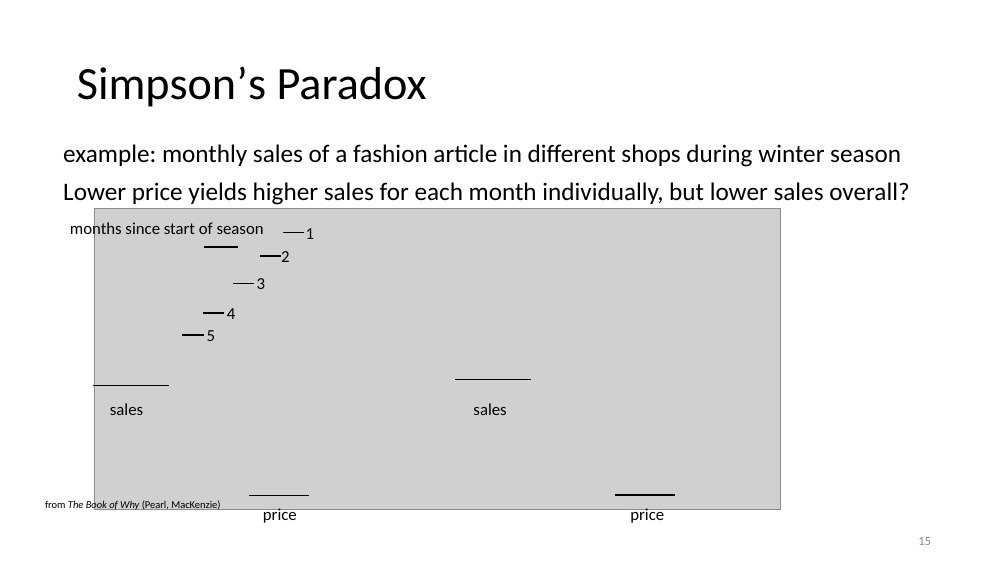
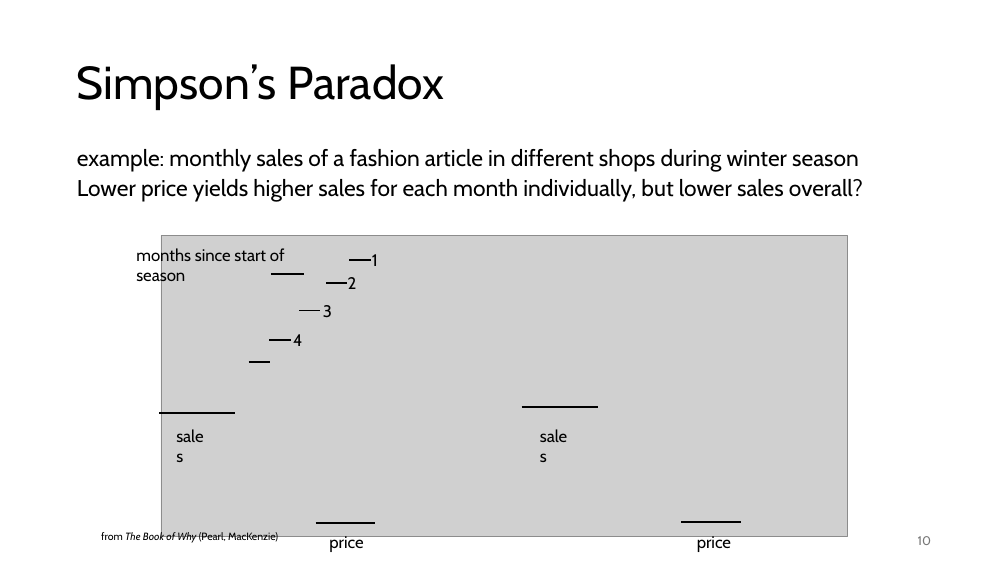
Before and after one commit to FelixWick/data_science, a slide deck: slide 10 of slides/10_causality.pptx (slide 15 before the commit). Drawn at 1008x567 pixels with LibreOffice and Linux fonts; fonts in the diff are those of the drawing; grey boxes stand for pictures. Boxes give left, top, right and bottom in pixels: in the first picture for what was removed or moved away, otherwise in the second. Text is boxed around its words. In the diff, an @@ line names an element or a change of style, - is before the commit and + after.

```diff
--- a/slides/10_causality.pptx
+++ b/slides/10_causality.pptx
@@ text "example: monthly sales of a ...": place and size @@
-text "example: monthly sales of a ..." at bbox=[63, 144, 909, 205]
+text "example: monthly sales of a ..." at bbox=[77, 149, 863, 202]
@@ text "example: monthly sales of a ..." at bbox=[77, 149, 863, 202]: size 24 to 21.7 pt, font Calibri to Cabin; line spacing 0.9 to 0.7 @@
@@ line moved from (260, 256) - (281, 256) to (349, 260) - (371, 260) @@
@@ font Calibri to Cabin in 11 elements at bbox=[77, 64, 444, 110], bbox=[101, 532, 278, 544], bbox=[323, 305, 332, 317], bbox=[169, 422, 218, 450], bbox=[532, 422, 582, 450], bbox=[348, 277, 357, 289], bbox=[293, 334, 302, 346], bbox=[329, 536, 363, 552], bbox=[697, 536, 731, 552], bbox=[136, 247, 285, 285], bbox=[372, 254, 378, 266] @@
@@ text "1": place and size @@
-text "1" at bbox=[306, 228, 314, 239]
+text "1" at bbox=[372, 254, 378, 266]
@@ line moved from (233, 284) - (254, 284) to (326, 283) - (348, 283) @@
@@ line moved from (203, 313) - (225, 313) to (299, 311) - (321, 311) @@
@@ text removed at bbox=[207, 330, 215, 341] @@
-5
@@ line moved from (182, 335) - (203, 335) to (269, 340) - (290, 340) @@
@@ line moved from (283, 233) - (304, 233) to (249, 362) - (270, 362) @@
@@ text "from The Book of Why ...": place and size @@
-text "from The Book of Why ..." at bbox=[45, 499, 220, 511]
+text "from The Book of Why ..." at bbox=[101, 532, 278, 544]
@@ 8 texts, 5 lines, 1 picture: place and size @@
-8 texts, 5 lines, 1 picture at bbox=[70, 208, 781, 523]
+8 texts, 5 lines, 1 picture at bbox=[136, 235, 848, 552]
@@ page number at bbox=[918, 536, 931, 545]: text changed; font Calibri to Cabin; text colour #8C8C8C to #797979 @@
-15
+10
```
Also in this commit, not shown: 22 other slides changed, 14 slides removed, 1 other file.
